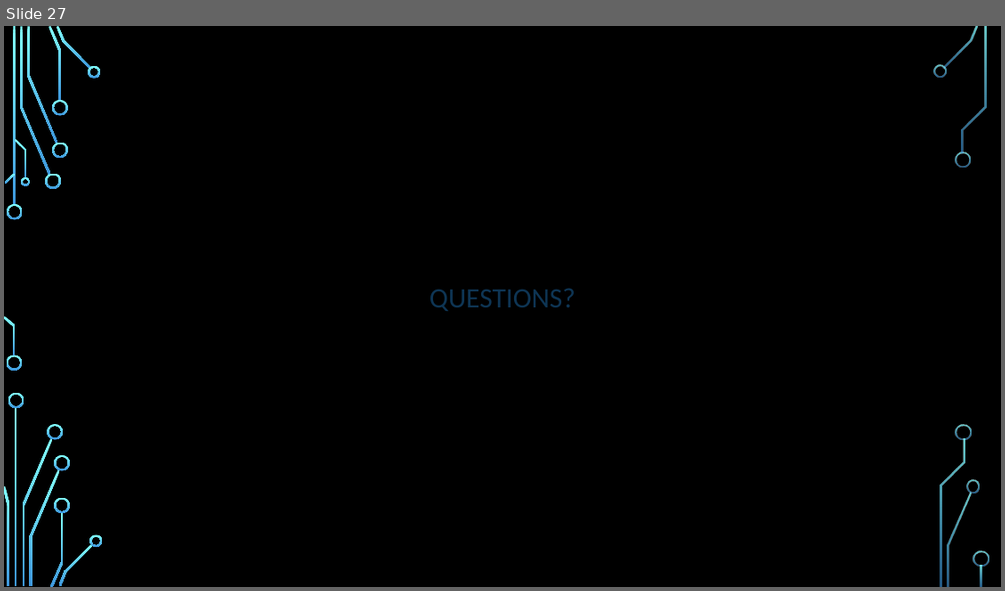
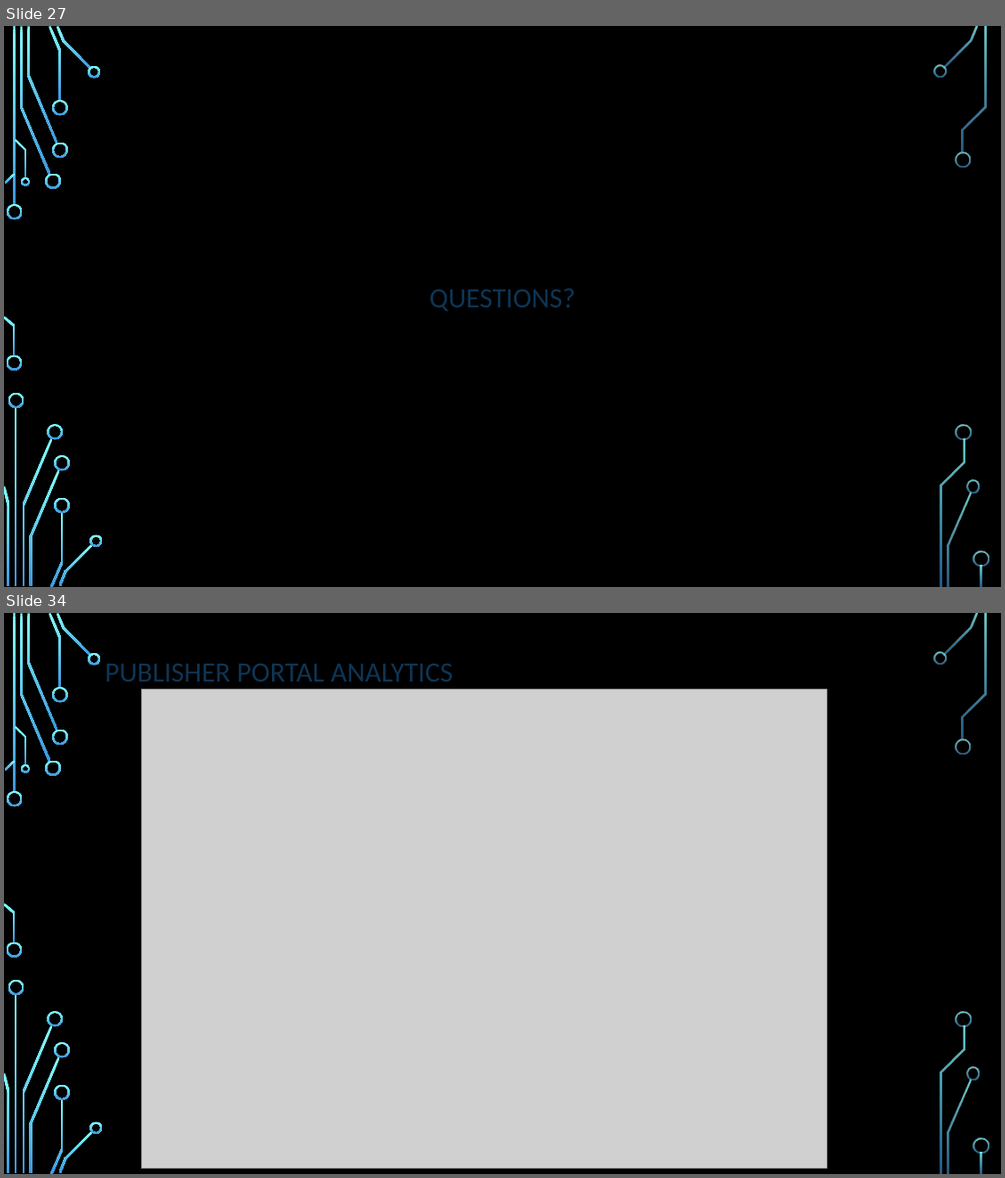
Before and after one commit to MileHighAzure/Presentations, a slide deck: July2017/API Management.pptx. Shown one above the other, each under a label of ours: slide 27 before the commit, slides 27 and 34 after it; the slides between them are not shown. The pictures are 1005x591 and 1005x1178 pixels, drawn with LibreOffice and Linux fonts; fonts in the diff are those of the drawing; grey boxes stand for pictures; background and template pictures are left out. Boxes give left, top, right and bottom in pixels: in the first picture for what was removed or moved away, otherwise in the second. Text is boxed around its words. In the diff, an @@ line names an element or a change of style, - is before the commit and + after.

```diff
--- a/July2017/API Management.pptx
+++ b/July2017/API Management.pptx
@@ slide 34 added at <box>4,613,1001,1174</box>, background picture (left out); not listed: 36 template elements that a slide beside it also shows @@
@@ title added at <box>105,664,453,682</box>, 27 pt, text #0E3554 @@
+PUBLISHER PORTAL ANALYTICS
@@ picture added at <box>141,690,826,1168</box> @@
```
Also in this commit, not shown: 8 other slides added.
